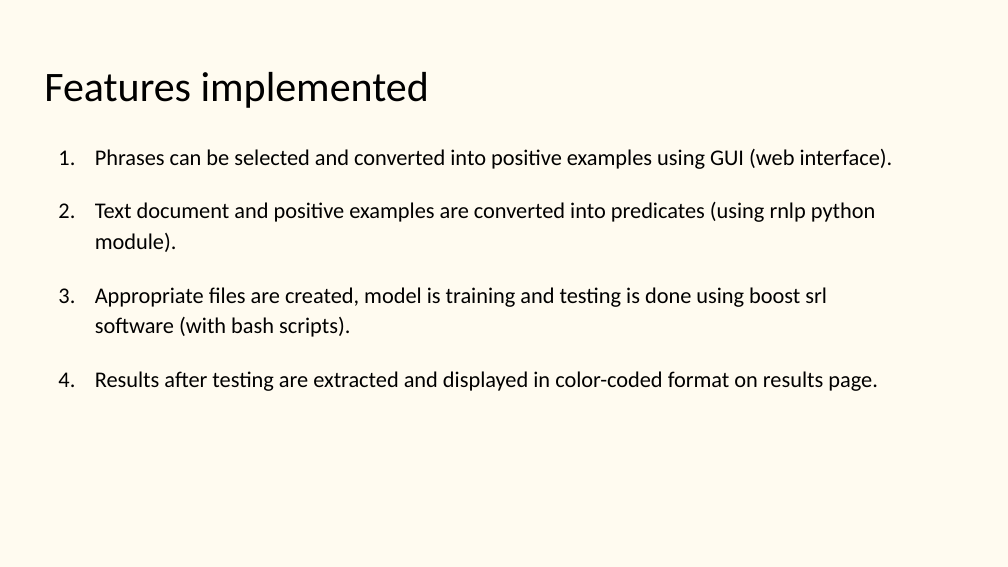
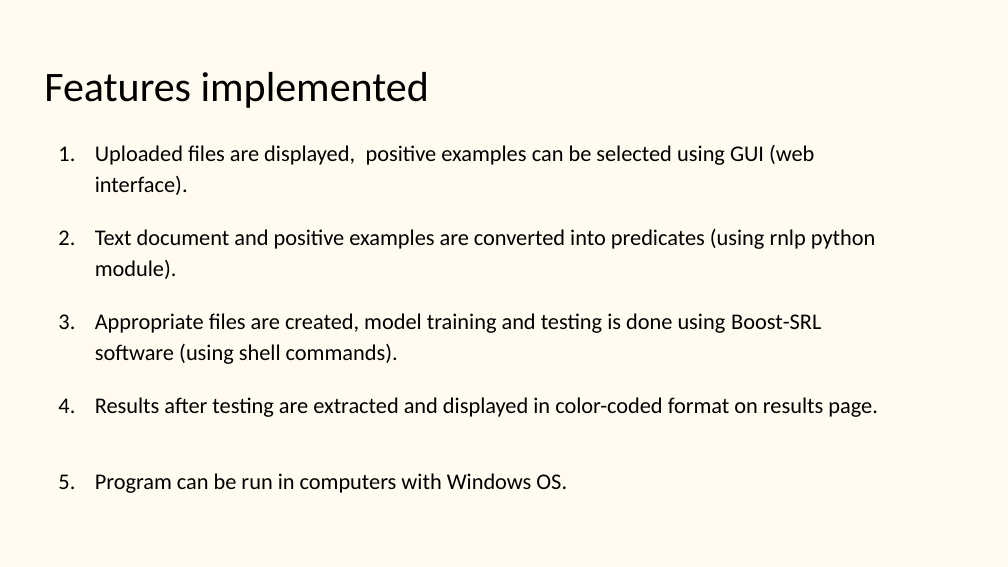
Before and after one commit to starling-lab/Textual_Annotation_Interface, a slide deck: slide 5 of Textual relations annotator.pptx. Drawn at 1008x567 pixels with LibreOffice and Linux fonts; fonts in the diff are those of the drawing. Boxes give left, top, right and bottom in pixels: in the first picture for what was removed or moved away, otherwise in the second. Text is boxed around its words. In the diff, an @@ line names an element or a change of style, - is before the commit and + after.

```diff
--- a/Textual relations annotator.pptx
+++ b/Textual relations annotator.pptx
@@ text at (95, 145, 814, 195): text changed @@
-1. Phrases can be selected and converted into positive examples using GUI (web interface).
+1. Uploaded files are displayed, positive examples can be selected using GUI (web interface).
@@ text at (95, 313, 821, 364): text changed @@
-3. Appropriate files are created, model is training and testing is done using boost srl software (with bash scripts).
+3. Appropriate files are created, model training and testing is done using Boost-SRL software (using shell commands).
@@ text at (95, 473, 567, 493): paragraph added @@
+5. Program can be run in computers with Windows OS.
```
Also in this commit, not shown: 4 other slides changed, 1 other file.
